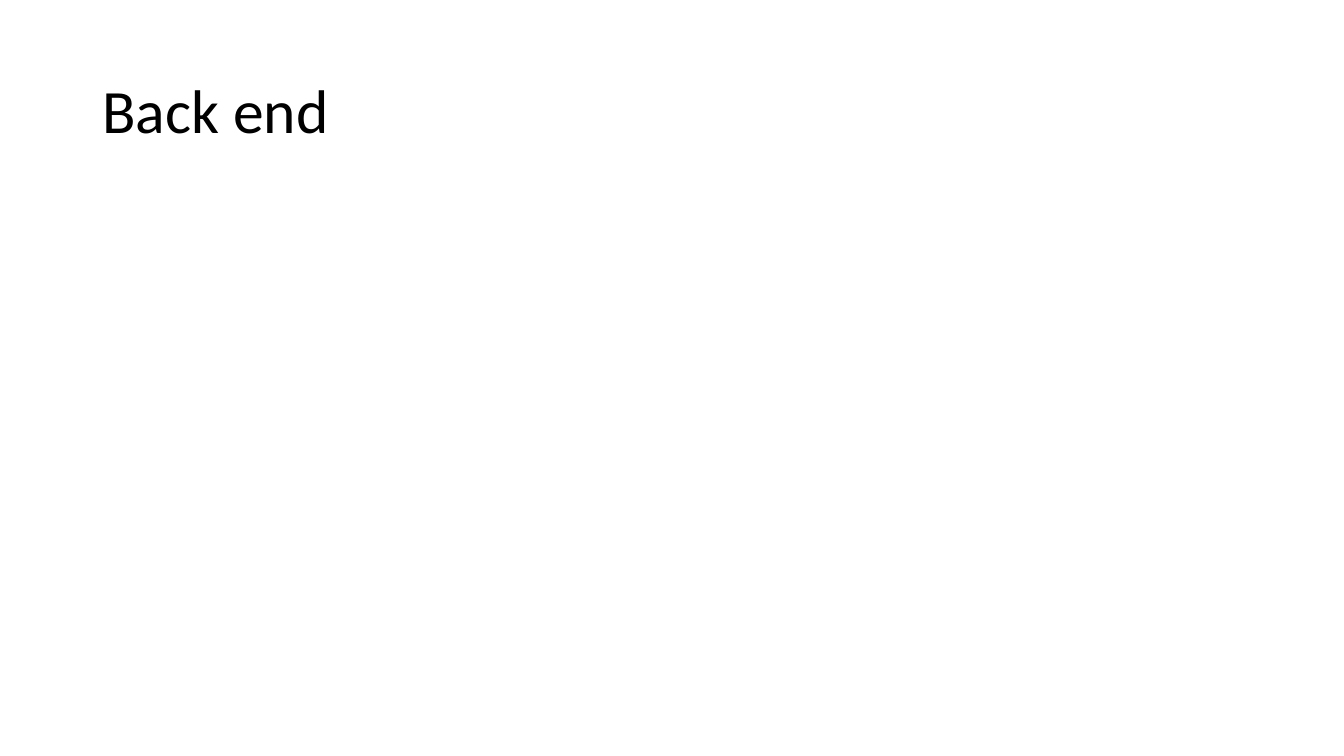
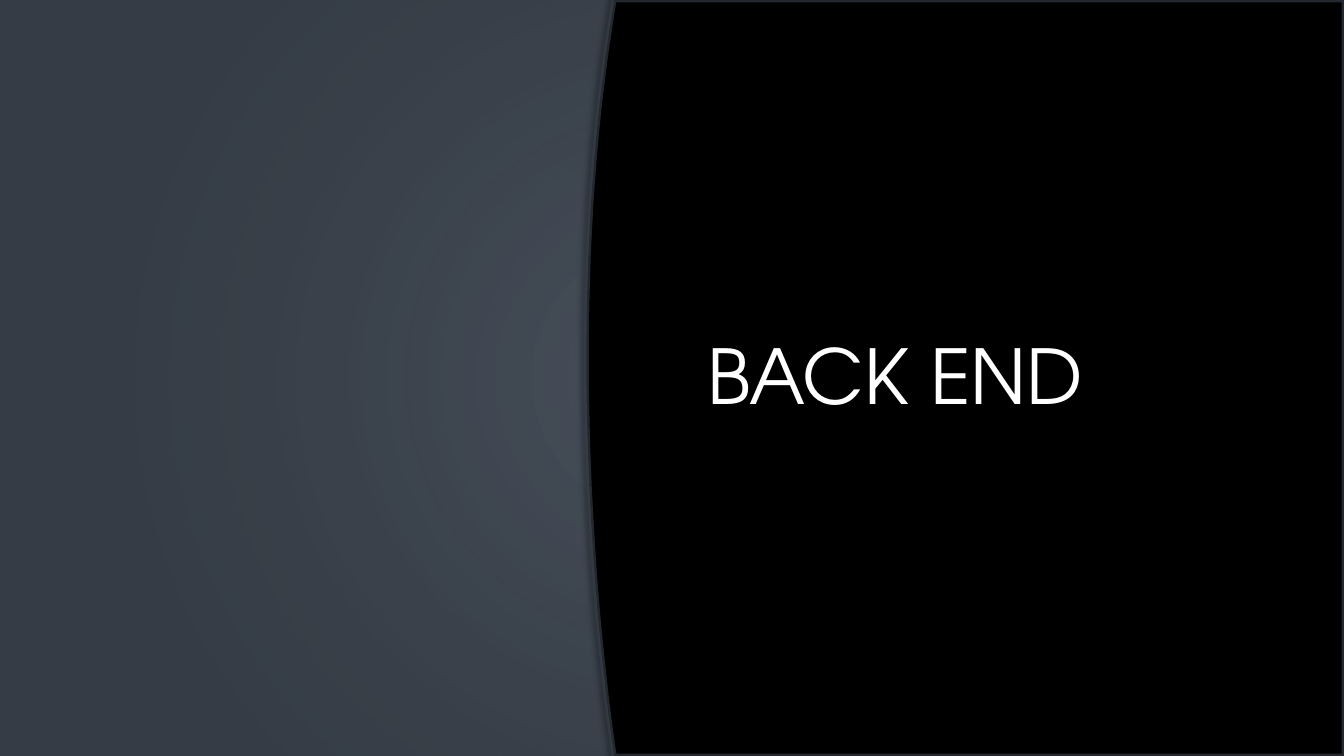
Before and after one commit to secure73/vita_presentation, a slide deck: slide 3 of vita.pptx. Drawn at 1344x756 pixels with LibreOffice and Linux fonts; fonts in the diff are those of the drawing; background and template pictures are left out. Boxes give left, top, right and bottom in pixels: in the first picture for what was removed or moved away, otherwise in the second. Text is boxed around its words. In the diff, an @@ line names an element or a change of style, - is before the commit and + after.

Commit message:
Nadine hat das komplette Design von allen Folien geändert.

```diff
--- a/vita.pptx
+++ b/vita.pptx
@@ background #FFFFFF to picture (left out) @@
@@ rectangle added at <box>0,0,1344,756</box>, fill #363D46 @@
@@ rectangle added at <box>0,0,1344,756</box>, fill gradient #A8B1BC to #7C899A to #363D46 @@
@@ freeform shape added at <box>587,0,1344,756</box>, fill #000000, outline #282E35 3.5 pt @@
@@ title at <box>707,347,1083,405</box>: text changed; size 44 to 54 pt; font Calibri to TeX Gyre Adventor; text colour #000000 to gradient #FFFFFF to #A6A6A6 @@
-Back end
+BACK END
```
Also in this commit, not shown: 7 other slides changed.
